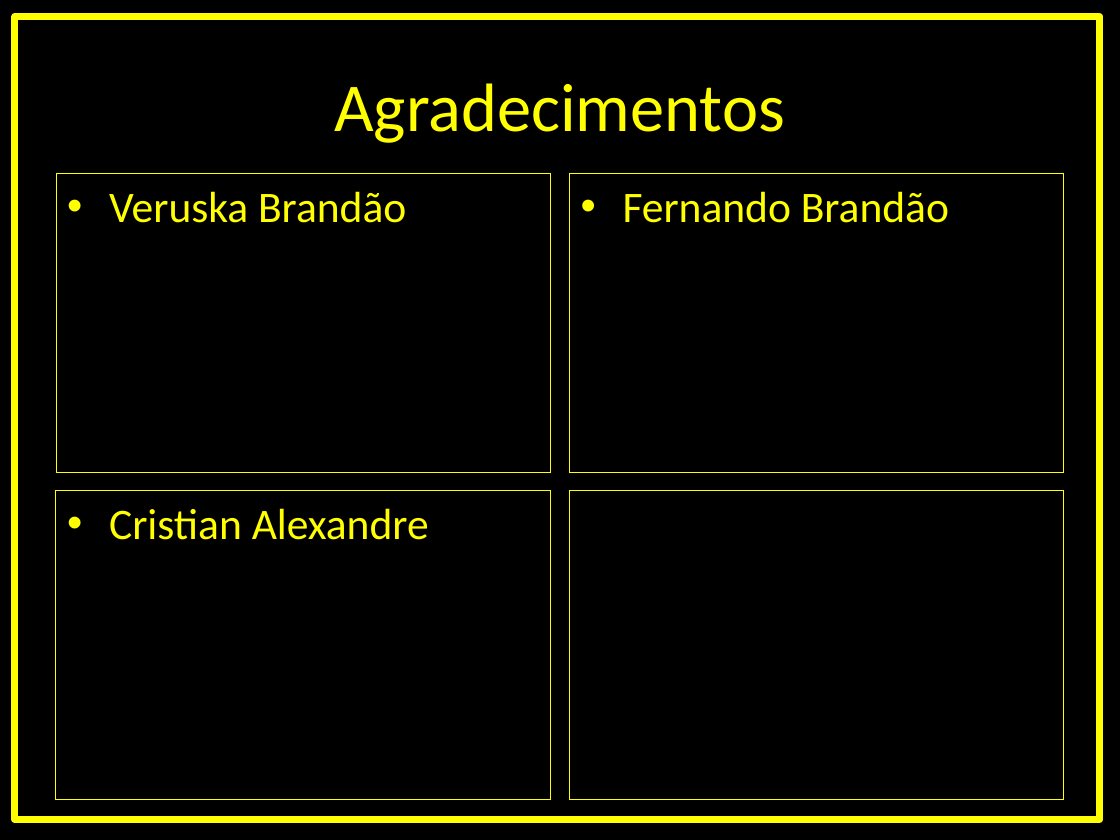
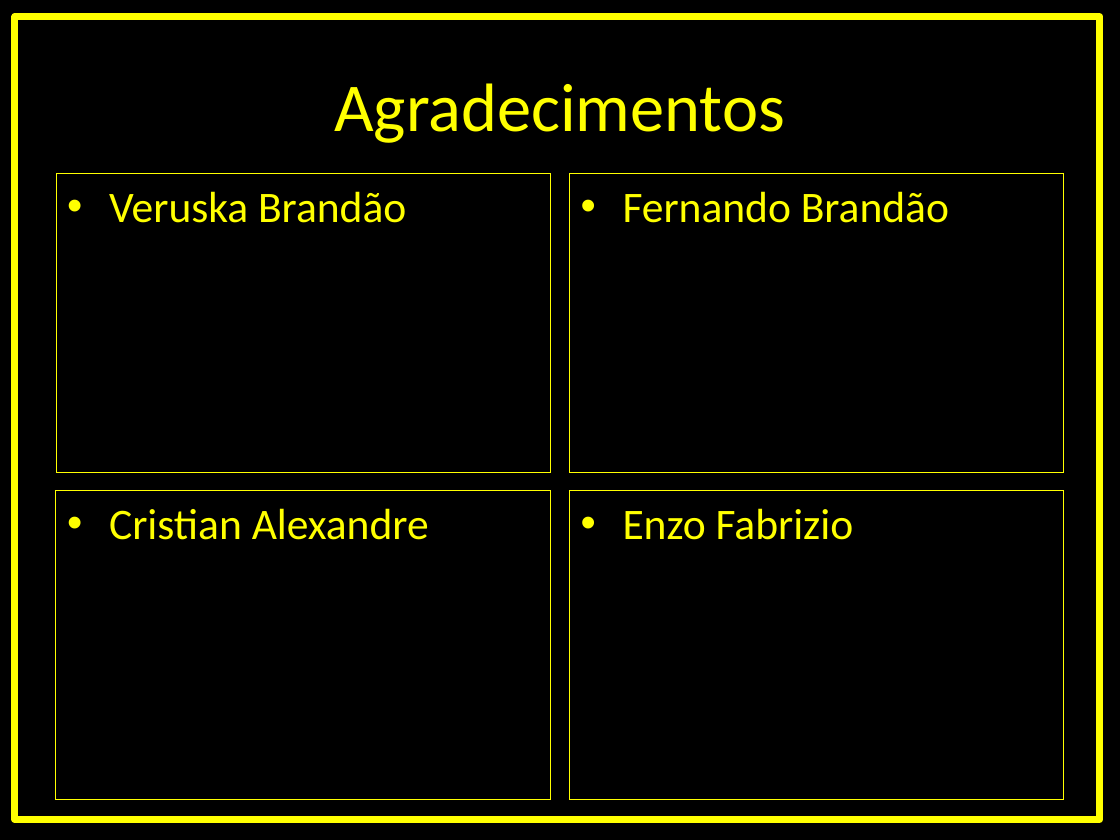
Before and after one commit to gui-brandao-silva/BRANDS, a slide deck: slide 9 of Apresentação BRANDS.pptx. Drawn at 1120x840 pixels with LibreOffice and Linux fonts; fonts in the diff are those of the drawing. Boxes give left, top, right and bottom in pixels: in the first picture for what was removed or moved away, otherwise in the second. Text is boxed around its words. In the diff, an @@ line names an element or a change of style, - is before the commit and + after.

```diff
--- a/Apresentação BRANDS.pptx
+++ b/Apresentação BRANDS.pptx
@@ text in rectangle at (623,508,854,540): text added @@
+• Enzo Fabrizio
```
Also in this commit, not shown: 3 other slides changed, 1 slide added, 1 slide removed, 5 other files.
